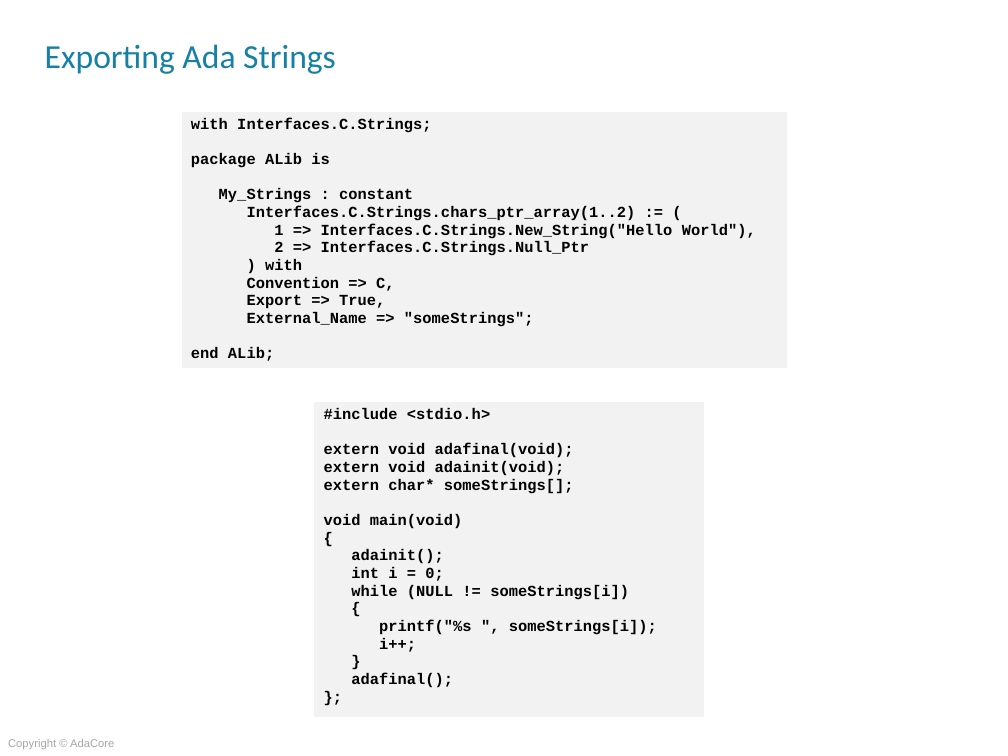
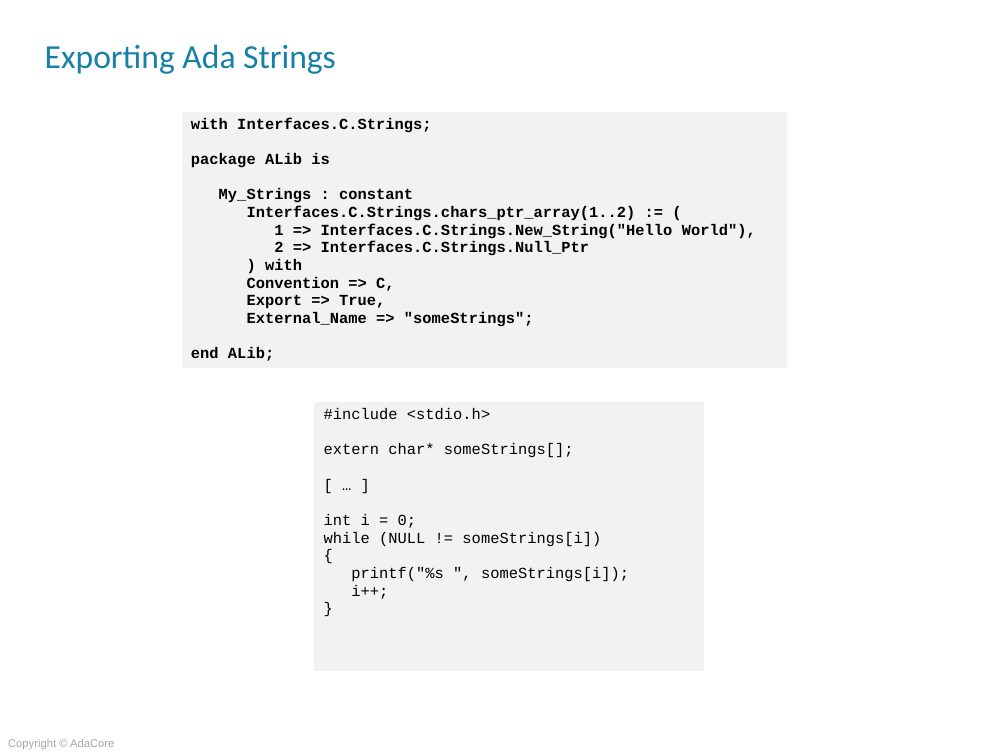
Before and after one commit to AdaCoreU/Courses, a slide deck: slide 9 of lectures/04_Mixed_Language_Programming_In_Ada/02_Ada_and_C/Slides/02_Ada_And_C.pptx (slide 10 before the commit). Drawn at 1008x756 pixels with LibreOffice and Linux fonts; fonts in the diff are those of the drawing; background and template pictures are left out. Boxes give left, top, right and bottom in pixels: in the first picture for what was removed or moved away, otherwise in the second. Text is boxed around its words. In the diff, an @@ line names an element or a change of style, - is before the commit and + after.

```diff
--- a/lectures/04_Mixed_Language_Programming_In_Ada/02_Ada_and_C/Slides/02_Ada_And_C.pptx
+++ b/lectures/04_Mixed_Language_Programming_In_Ada/02_Ada_and_C/Slides/02_Ada_And_C.pptx
@@ table at [313, 401, 705, 671] @@
@@ row 1, column 1: "#include <stdio.h> / extern void adafinal(void); / extern void adainit(void); / extern char* someStrings[]; / void main(void) / { / adainit(); / int i = 0; / while (NULL != someStrings[i]) / { / printf("%s ", someStrings[i]); / i++; / } / adafinal(); / };" to "#include <stdio.h> / extern char* someStrings[]; / [ … ] / int i = 0; / while (NULL != someStrings[i]) / { / printf("%s ", someStrings[i]); / i++; / }" @@
```
Also in this commit, not shown: 2 other slides changed, 1 slide added, 1 slide removed.
